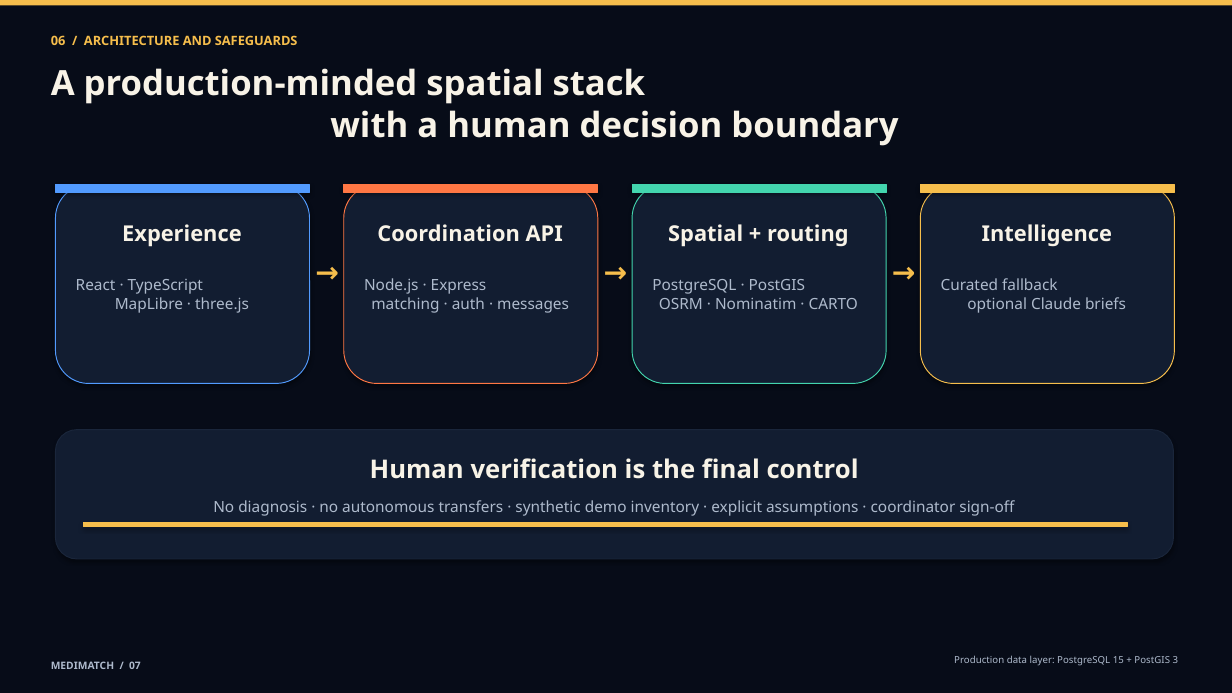
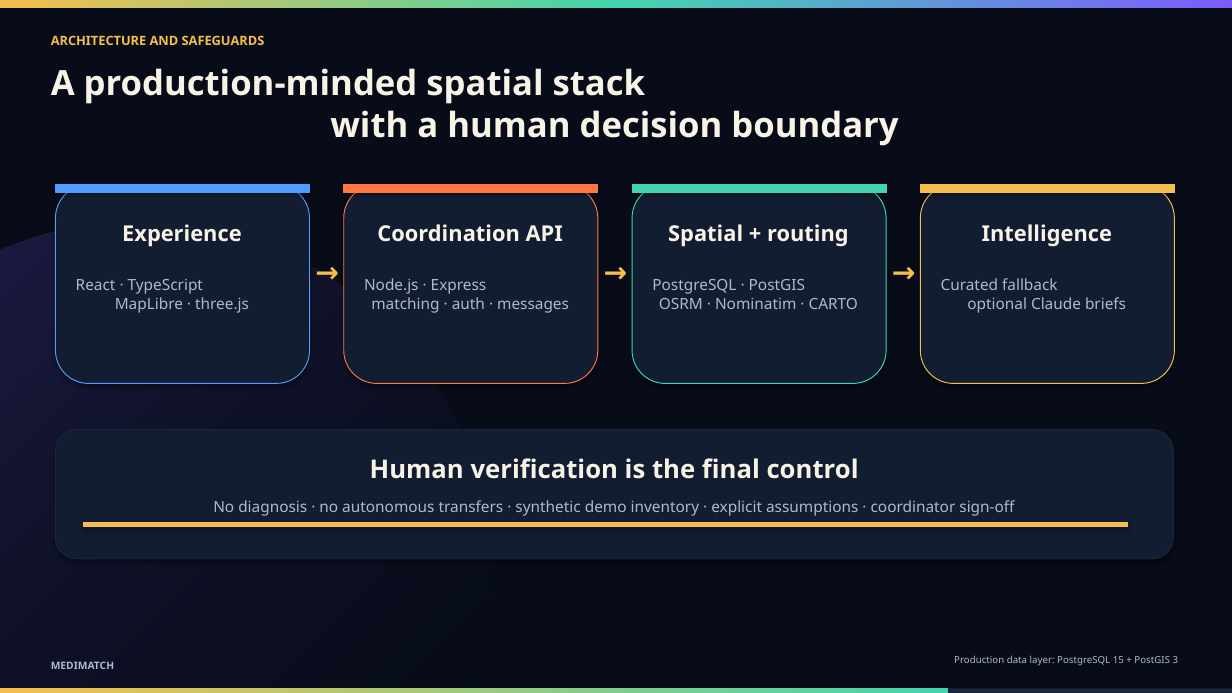
Before and after one commit to lesnargitonga/MediMatch, a slide deck: slide 10 of presentation/MediMatch_Conference_Deck.pptx (slide 7 before the commit). Drawn at 1232x693 pixels with LibreOffice and Linux fonts; fonts in the diff are those of the drawing. Boxes give left, top, right and bottom in pixels: in the first picture for what was removed or moved away, otherwise in the second. Text is boxed around its words. In the diff, an @@ line names an element or a change of style, - is before the commit and + after.

```diff
--- a/presentation/MediMatch_Conference_Deck.pptx
+++ b/presentation/MediMatch_Conference_Deck.pptx
@@ rectangle at [0,0,1232,8]: fill #F6BE4C to gradient #F6BE4C to #43D5AE to #7C5CFF @@
@@ text at [51,35,265,45]: text changed @@
-06 / ARCHITECTURE AND SAFEGUARDS
+ARCHITECTURE AND SAFEGUARDS
@@ ellipse added at [0,222,490,693], fill gradient #7C5CFF to #070C18 @@
@@ rectangle added at [0,689,1232,693], fill #1A263B @@
@@ rectangle added at [0,689,948,693], fill gradient #F6BE4C to #43D5AE @@
@@ text at [51,661,114,669]: text changed @@
-MEDIMATCH / 07
+MEDIMATCH
```
Also in this commit, not shown: 9 other slides changed, 3 slides added, 2 other files.
